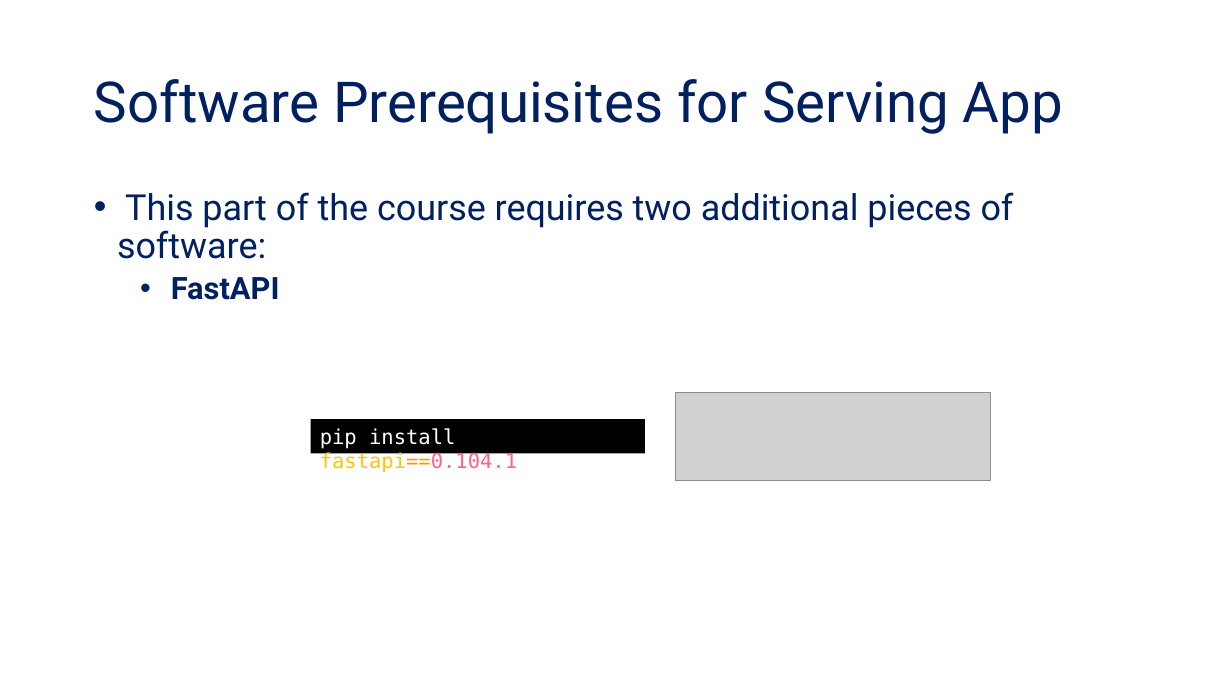
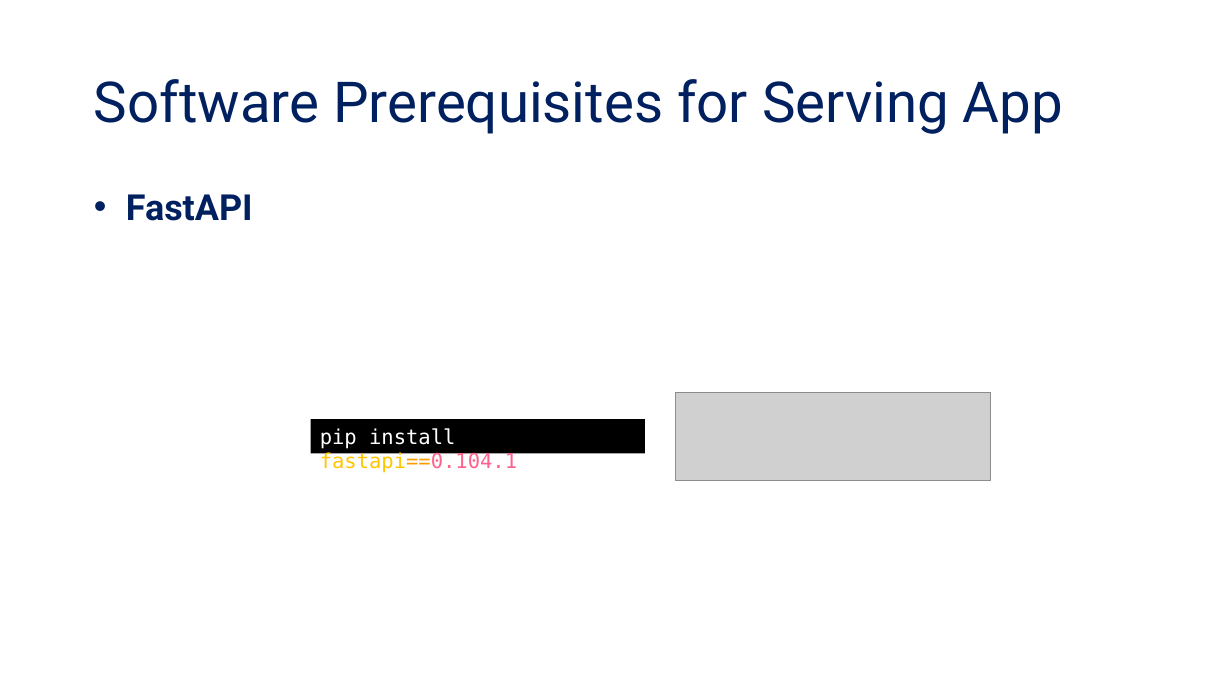
Before and after one commit to tanquangduong/transformer-pt, a slide deck: slide 4 of presentation/Transformer_Udemy/Udemy_P7_Serving LLM-based Web Applications.pptx. Drawn at 1232x693 pixels with LibreOffice and Linux fonts; fonts in the diff are those of the drawing; grey boxes stand for pictures. Boxes give left, top, right and bottom in pixels: in the first picture for what was removed or moved away, otherwise in the second. Text is boxed around its words. In the diff, an @@ line names an element or a change of style, - is before the commit and + after.

```diff
--- a/presentation/Transformer_Udemy/Udemy_P7_Serving LLM-based Web Applications.pptx
+++ b/presentation/Transformer_Udemy/Udemy_P7_Serving LLM-based Web Applications.pptx
@@ text "FastAPI" at <box>126,194,253,221</box>: size 24 to 28 pt; list level 2 to 1 in "FastAPI" @@
@@ text at <box>117,192,1014,259</box>: paragraph removed @@
-• This part of the course requires two additional pieces of software:
```
Also in this commit, not shown: 3 other slides changed, 1 slide added, 1 other file.
